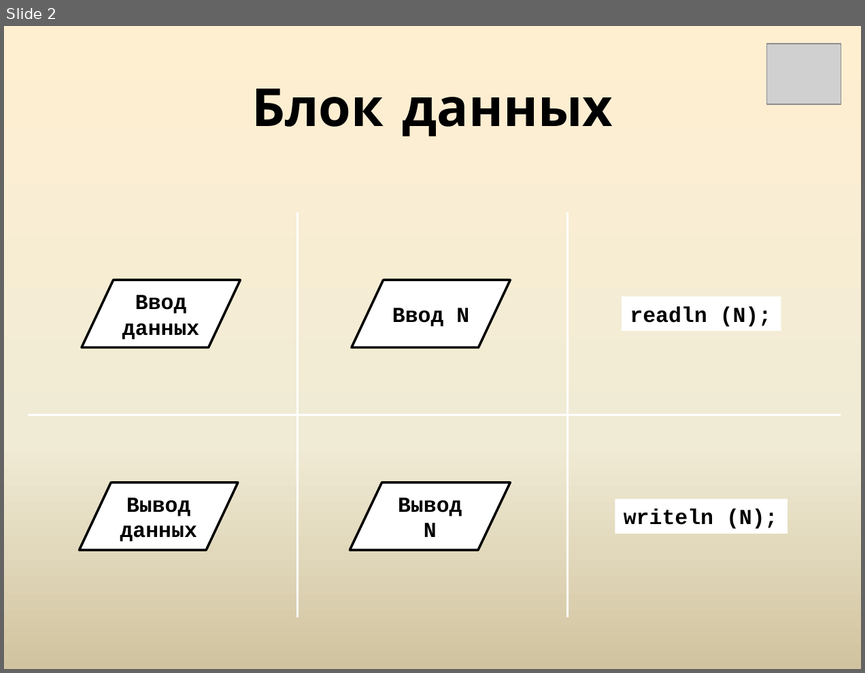
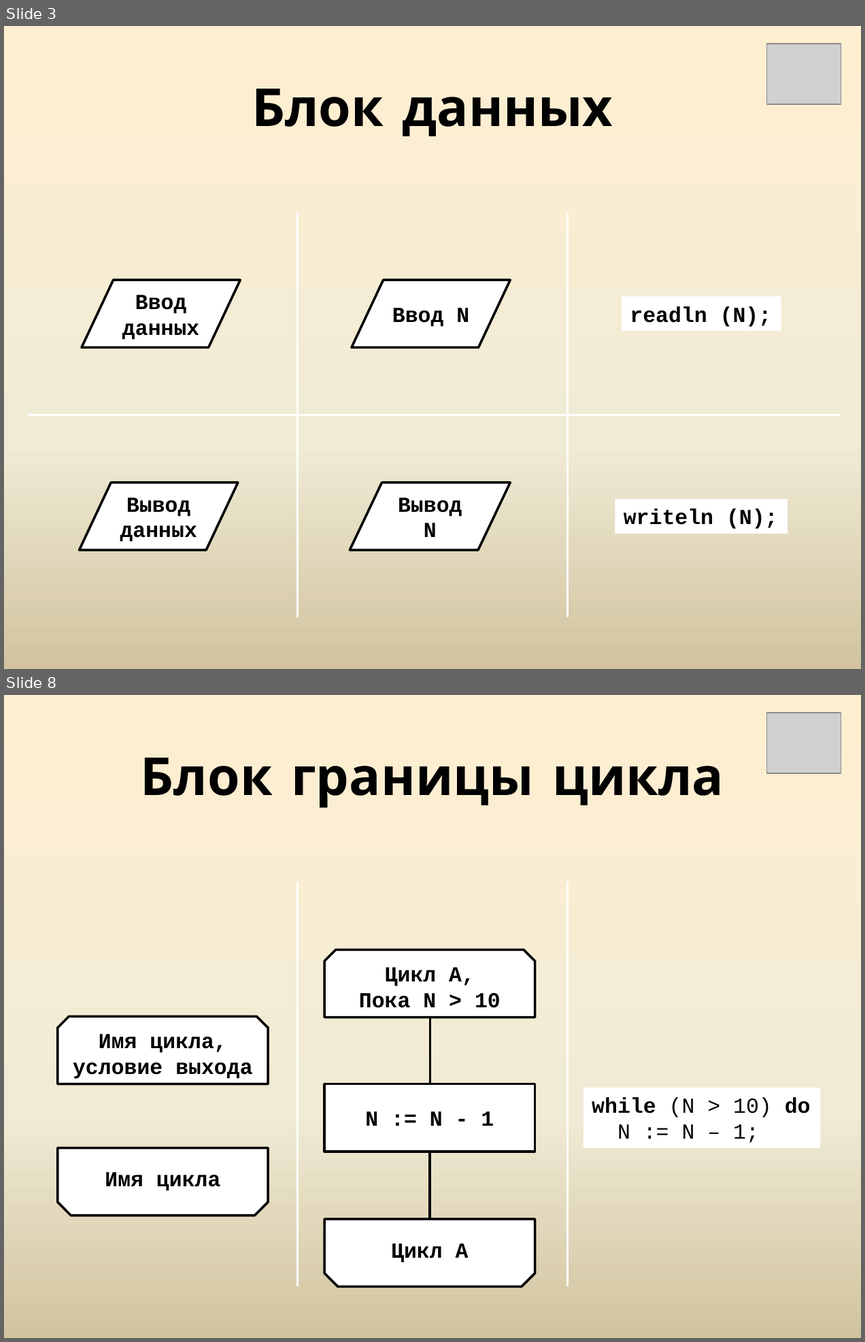
Before and after one commit to WirusMX/blog, a slide deck: t.1.1/t.1.1.pptx. Shown one above the other, each under a label of ours: slide 2 before the commit, slides 3 and 8 after it; the slides between them are not shown. The pictures are 865x673 and 865x1342 pixels, drawn with LibreOffice and Linux fonts; fonts in the diff are those of the drawing; grey boxes stand for pictures. Boxes give left, top, right and bottom in pixels: in the first picture for what was removed or moved away, otherwise in the second. Text is boxed around its words. In the diff, an @@ line names an element or a change of style, - is before the commit and + after.

```diff
--- a/t.1.1/t.1.1.pptx
+++ b/t.1.1/t.1.1.pptx
@@ slide 8 added at bbox=[4, 695, 861, 1338], background gradient #FFEFD1 to #F0EBD5 to #D1C39F @@
@@ picture added at bbox=[766, 713, 841, 774] @@
@@ title added at bbox=[141, 758, 723, 808], 44 pt, text #000000, bold @@
+Блок границы цикла
@@ line added from (298, 882) to (298, 1286), #FFFFFF 2 pt @@
@@ line added from (567, 882) to (567, 1286), #FFFFFF 2 pt @@
@@ snip same rect added at bbox=[324, 949, 535, 1017], fill #FFFFFF, outline #000000 2 pt, 18 pt, text #000000, bold @@
+Цикл А,
+Пока N > 10
@@ snip same rect added at bbox=[58, 1016, 269, 1084], fill #FFFFFF, outline #000000 2 pt, 18 pt, text #000000, bold @@
+Имя цикла,
+условие выхода
@@ line added from (430, 1015) to (430, 1083), #000000 2 pt @@
@@ snip same rect added at bbox=[324, 1084, 535, 1152], fill #FFFFFF, outline #000000 2 pt, 18 pt, text #000000, bold @@
+N := N - 1
@@ rectangle added at bbox=[583, 1087, 820, 1149], fill #FFFFFF, 18 pt, text #000000 @@
+while (N > 10) do
+N := N – 1;
@@ snip same rect added at bbox=[58, 1147, 269, 1215], fill #FFFFFF, outline #000000 2 pt, 18 pt, text #000000, bold @@
+Имя цикла
@@ line added from (430, 1151) to (430, 1219), #000000 2 pt @@
@@ snip same rect added at bbox=[324, 1219, 535, 1286], fill #FFFFFF, outline #000000 2 pt, 18 pt, text #000000, bold @@
+Цикл А
@@ what was slide 2 is now slide 3 @@
```
Also in this commit, not shown: 4 slides changed, 1 other slide added, 1 other file.
